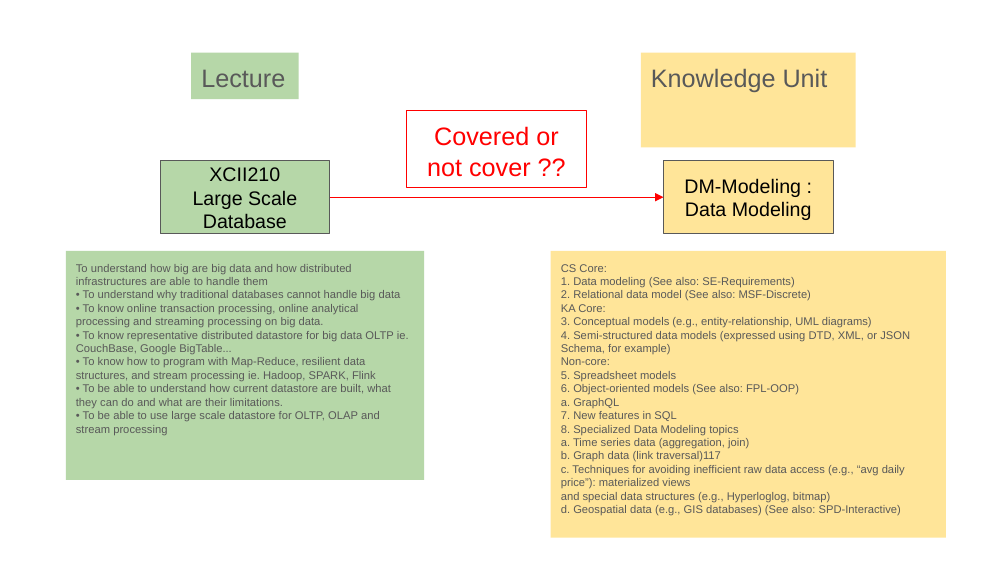
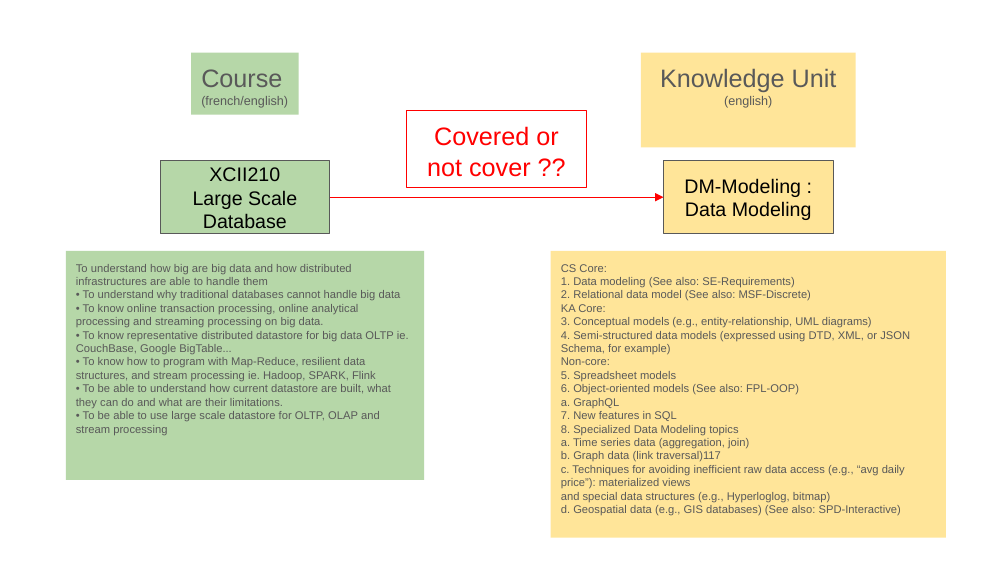
Before and after one commit to momo54/SLM-EXP, a slide deck: slide 2 of scripts/Demo SPARQLLM.pptx. Drawn at 1008x567 pixels with LibreOffice and Linux fonts; fonts in the diff are those of the drawing. Boxes give left, top, right and bottom in pixels: in the first picture for what was removed or moved away, otherwise in the second. Text is boxed around its words. In the diff, an @@ line names an element or a change of style, - is before the commit and + after.

```diff
--- a/scripts/Demo SPARQLLM.pptx
+++ b/scripts/Demo SPARQLLM.pptx
@@ rectangle "Course": place and size @@
-rectangle "Course" at [192,52,299,99]
+rectangle "Course" at [192,52,299,114]
@@ text in rectangle at [201,69,288,108]: text changed; size 18 to 9 pt @@
-Lecture
+Course
+(french/english)
@@ text in rectangle at [660,68,837,92]: alignment left to centre @@
@@ text in rectangle at [724,96,772,108]: paragraph added @@
+(english)
```
Also in this commit, not shown: 1 other slide changed, 11 other files.
